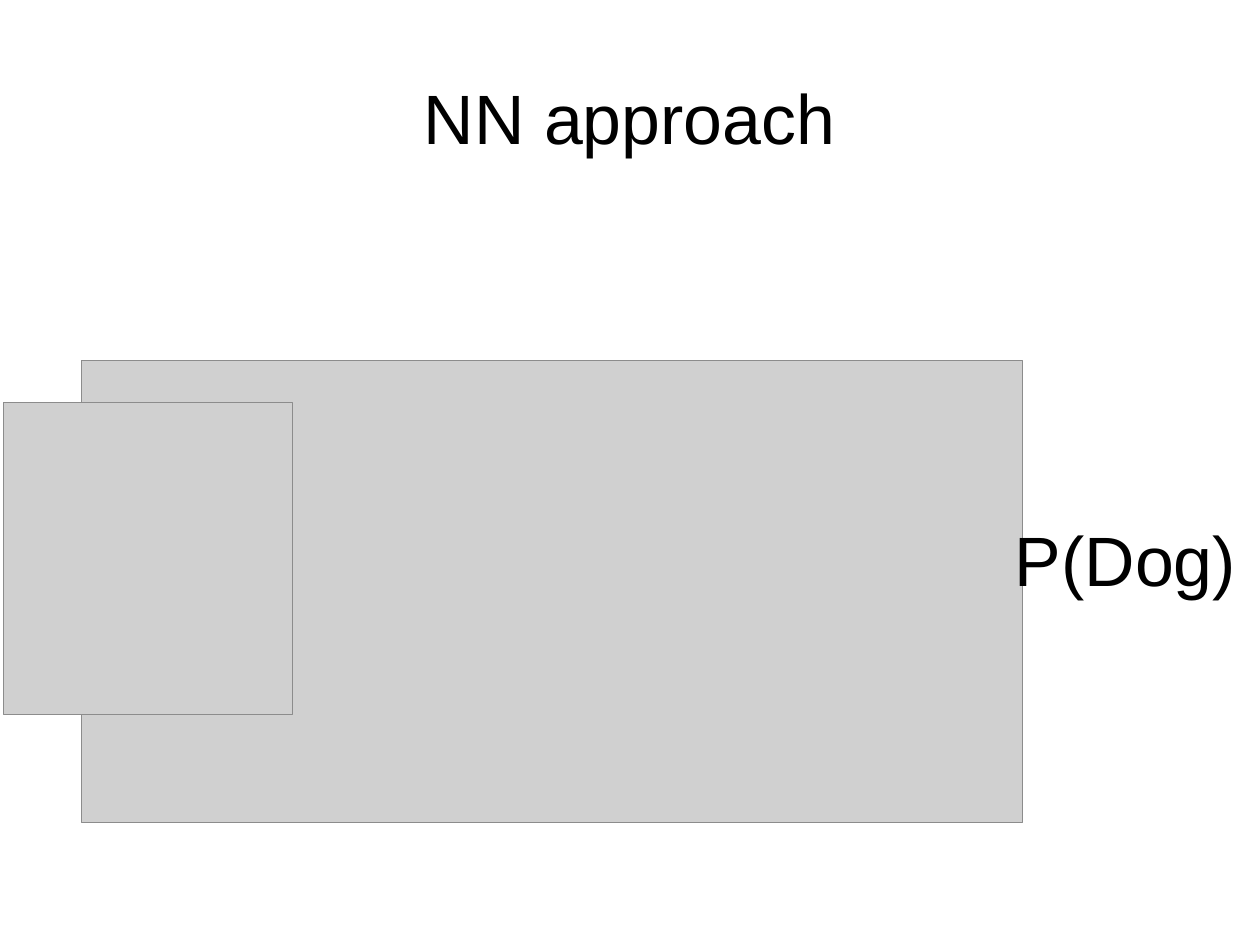
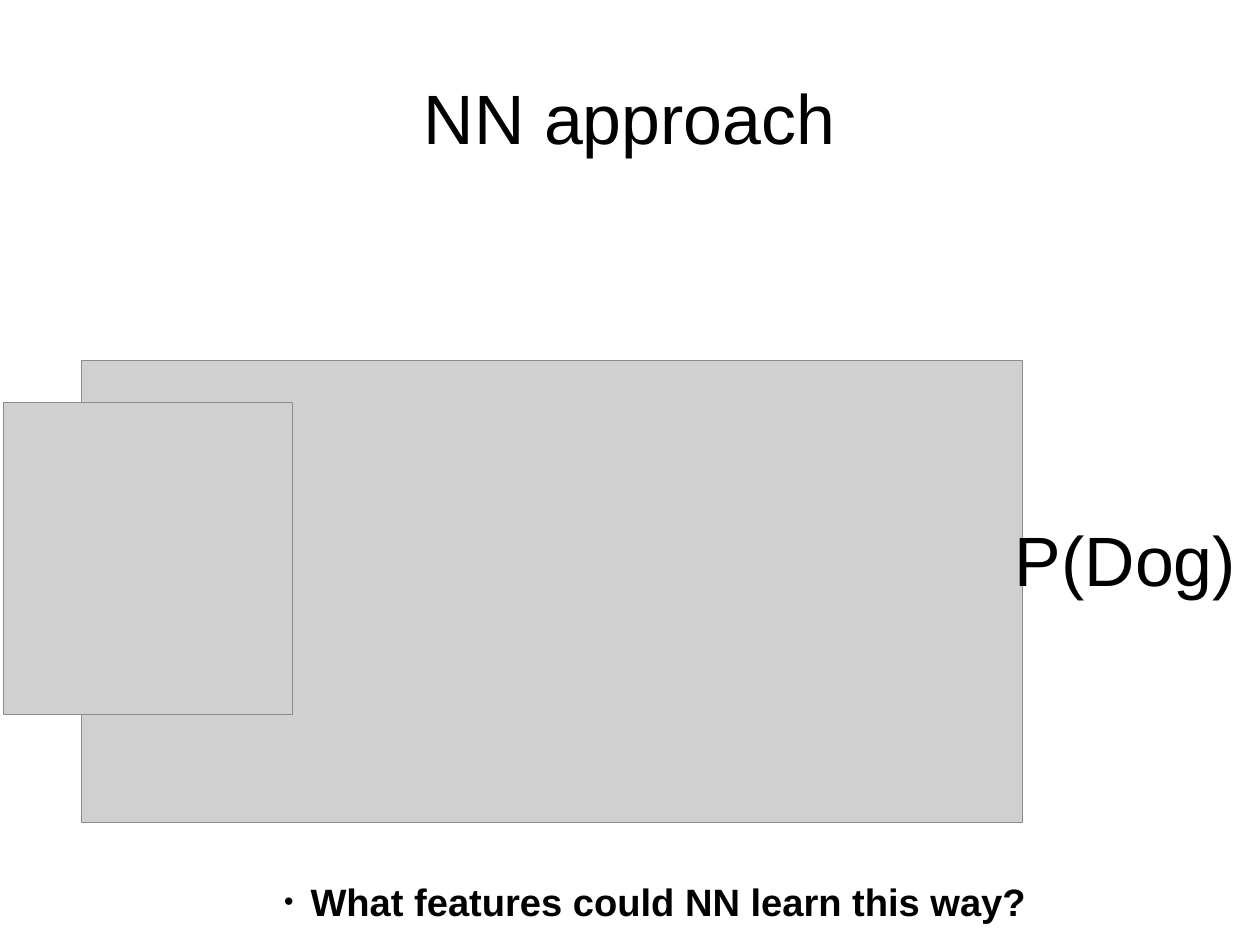
Before and after one commit to yandexdataschool/Practical_DL, a slide deck: slide 5 of week2/lecture2.odp. Drawn at 1260x945 pixels with LibreOffice and Linux fonts; fonts in the diff are those of the drawing; grey boxes stand for pictures. Boxes give left, top, right and bottom in pixels: in the first picture for what was removed or moved away, otherwise in the second. Text is boxed around its words. In the diff, an @@ line names an element or a change of style, - is before the commit and + after.

```diff
--- a/week2/lecture2.odp
+++ b/week2/lecture2.odp
@@ text added at [311, 888, 1025, 924], 24 pt, text #000000, bold @@
+  ● What features could NN learn this way?
```
Also in this commit, not shown: 4 other slides changed, 6 slides added, 1 other file.
